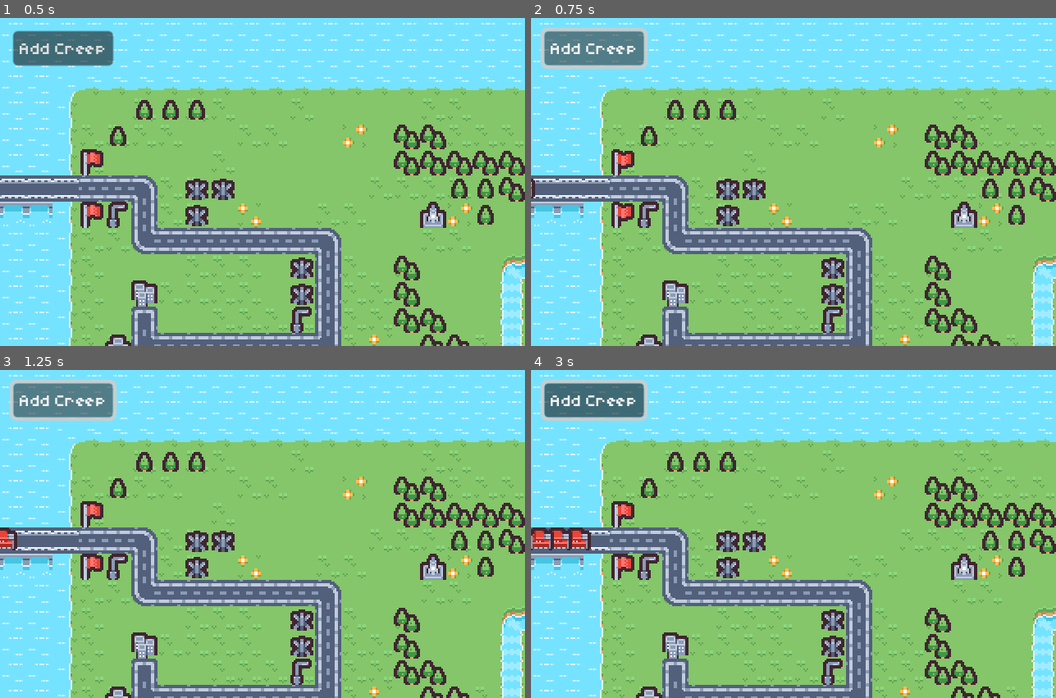
Above: before the commit, frames 1-4 (two rows, left to right).
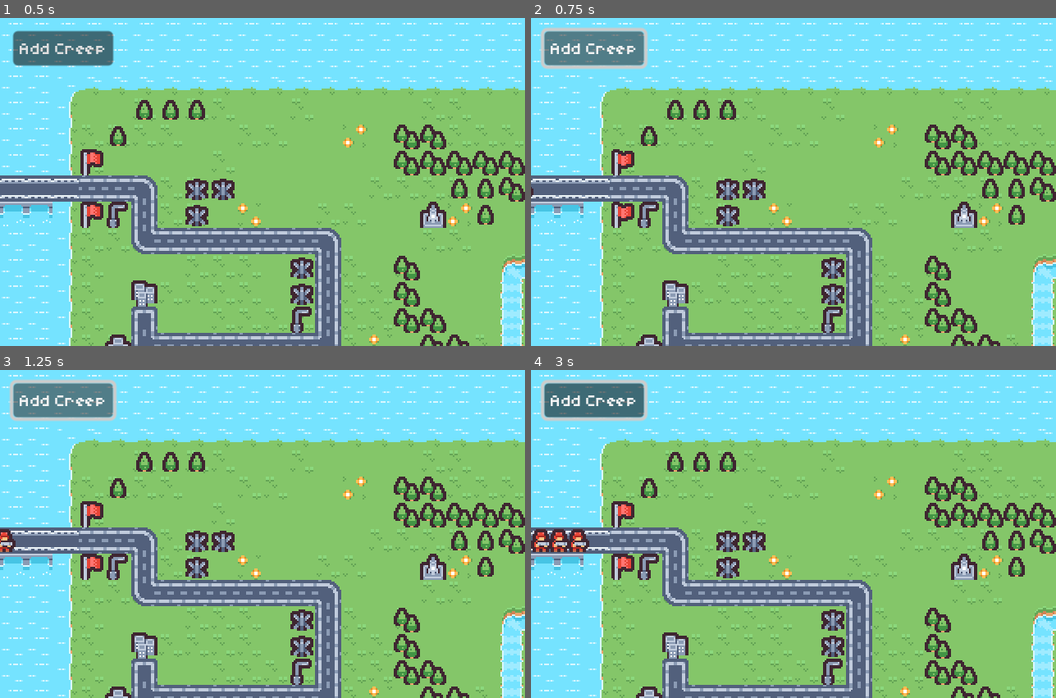
Above: after the commit, the same moments.

Repository: pinkkis/godot-td
Game: Godot game, scene res://scenes/game.tscn
Two runs of this game, one before a commit and one after it. Both use one fixed random seed, a clock stepped at 60 frames per second and the inputs below.
Inputs (mouse positions are in pixels of both pictures, inside the frame that each line leads up to):
- Up to frame 1 (0.5 s): no input
- Up to frame 2 (0.75 s): click "Add Creep" at 0.5 s
- Up to frame 3 (1.25 s): no input
- Up to frame 4 (3 s): click "Add Creep" at 1.25 s; click "Add Creep" at 2 s; move the mouse to (909, 517) at 2.77 s; click (909, 517) at 2.92 s

Frame 1 is identical in both runs. In frame 2, less than 0.1% of the frame differs, in the area x 0-1%, y 49-55%; in frame 3, 0.2%; in frame 4, 0.7%, in the area x 0-12%, y 48-56%.

Commit message:
try to use resources, i guess. also inheritance of scenes doesn't work:)

Diff:
--- /dev/null
+++ b/Resources/EnemyInfantry.tres
@@ -0,0 +1,12 @@
+[gd_resource type="Resource" script_class="CreepType" load_steps=3 format=3 uid="uid://dxeel0bfxlakg"]
+
+[ext_resource type="Texture2D" uid="uid://bfk5vfqgyqqws" path="res://assets/tilemap.png" id="1_k8w47"]
+[ext_resource type="Script" path="res://scripts/CreepType.gd" id="2_7csi3"]
+
+[resource]
+script = ExtResource("2_7csi3")
+Type = 12
+Team = 4
+SpriteSheet = ExtResource("1_k8w47")
+health = 1
+velocity = 15
--- a/scenes/creep.tscn
+++ b/scenes/creep.tscn
@@ -1,18 +1,18 @@
-[gd_scene load_steps=4 format=3 uid="uid://b40c5c7ta1mkx"]
+[gd_scene load_steps=5 format=3 uid="uid://b40c5c7ta1mkx"]
 
 [ext_resource type="Script" path="res://scripts/creep.gd" id="1_2rg8q"]
-[ext_resource type="Texture2D" uid="uid://bfk5vfqgyqqws" path="res://assets/tilemap.png" id="2_vx188"]
+[ext_resource type="Script" path="res://scripts/Components/Sprite.gd" id="3_sce66"]
 [ext_resource type="Script" path="res://scripts/Components/PathFollow.gd" id="3_uq66i"]
+[ext_resource type="Script" path="res://scripts/Components/Health.gd" id="5_qu3uc"]
 
 [node name="Creep" type="Node2D"]
 script = ExtResource("1_2rg8q")
 
-[node name="Sprite2D" type="Sprite2D" parent="."]
-texture = ExtResource("2_vx188")
-region_enabled = true
-region_rect = Rect2(136, 137, 16, 16)
+[node name="PathFollowComponent" type="Node" parent="."]
+script = ExtResource("3_uq66i")
 
-[node name="PathFollowComponent" type="Node" parent="." node_paths=PackedStringArray("actor")]
-script = ExtResource("3_uq66i")
-actor = NodePath("..")
-velocity = 15.0
+[node name="SpriteComponent" type="Node" parent="."]
+script = ExtResource("3_sce66")
+
+[node name="HealthComponent" type="Node" parent="."]
+script = ExtResource("5_qu3uc")
--- a/scenes/game.tscn
+++ b/scenes/game.tscn
@@ -288,6 +288,7 @@
 layer_0/tile_data = PackedInt32Array(0, 65536, 2, 65536, 65536, 2, 131072, 65536, 2, 196608, 65536, 2, 262144, 65536, 2 …(16901 unchanged characters)…
 layer_1/name = "level"
 layer_1/tile_data = PackedInt32Array(393216, 262144, 7, 458752, 262144, 8, 393217, 262144, 7, 458753, 262144, 8, 393218 …(5094 unchanged characters)…
+metadata/waves = PackedVector3Array(12, 4, 5, 12, 4, 10)
 
 [node name="CreepPath" type="Path2D" parent="Game/TileMap"]
 curve = SubResource("Curve2D_m8y6l")
--- a/scenes/unit.tscn
+++ b/scenes/unit.tscn
@@ -1,7 +1,6 @@
-[gd_scene load_steps=4 format=3 uid="uid://mdsg55yd8hq6"]
+[gd_scene load_steps=3 format=3 uid="uid://clk0eqxgoj12w"]
 
 [ext_resource type="Script" path="res://scripts/creep.gd" id="1_1yd5y"]
-[ext_resource type="Texture2D" uid="uid://bfk5vfqgyqqws" path="res://assets/tilemap.png" id="2_0bt68"]
 [ext_resource type="Script" path="res://scripts/Components/Sprite.gd" id="2_mvleb"]
 
 [node name="Unit" type="Node2D"]
@@ -9,6 +8,3 @@
 
 [node name="SpriteComponent" type="Node" parent="."]
 script = ExtResource("2_mvleb")
-Type = 12
-Team = 4
-SpriteSheet = ExtResource("2_0bt68")
--- a/scripts/Components/Health.gd
+++ b/scripts/Components/Health.gd
@@ -1,13 +1,16 @@
 class_name HealthComponent
 extends Node
 
-@export var health: int = 1:
+var health: int:
 	set(value):
 		health = value
 		health_changed.emit()
 
-		if (health == 0):
+		if (health < 1):
 			no_health.emit()
+
+func _ready():
+	health = owner.creep_type.health
 
 signal health_changed()
 signal no_health()
--- a/scripts/Components/PathFollow.gd
+++ b/scripts/Components/PathFollow.gd
@@ -1,8 +1,5 @@
 class_name PathFollowComponent
 extends Node
-
-@export var actor: Node2D
-@export var velocity := 5.0
 
 var follower: PathFollow2D
 var path: Path2D
@@ -13,16 +10,16 @@
 		follower.queue_free()
 
 func _ready():
-	get_parent().add_user_signal("path_finish")
-	path_finish = Signal(get_parent(), "path_finish")
-	path = get_parent().game.find_child("CreepPath", true)
+	owner.add_user_signal("path_finish")
+	path_finish = Signal(owner, "path_finish")
+	path = owner.game.find_child("CreepPath", true)
 	follower = PathFollow2D.new()
 	follower.rotates = false
 	follower.loop = false
 	path.add_child(follower)
 
 func _process(delta):
-	follower.progress += velocity * delta
-	actor.global_position = follower.global_position
+	follower.progress += owner.creep_type.velocity * delta
+	owner.global_position = follower.global_position
 	if follower.progress_ratio == 1:
 		path_finish.emit()
--- a/scripts/Components/Sprite.gd
+++ b/scripts/Components/Sprite.gd
@@ -1,16 +1,10 @@
 class_name SpriteComponent
 extends Node
 
-enum UnitType {Pickup=1, Truck, APC, Tank, AntiAir, Jet, Helicopter, HeliTransport, Boat, Gunboat, Gunship, Infantry, JetInfantry}
-enum UnitColor {Grey=1, Green, Blue, Red, Orange}
-@export var Type: UnitType
-@export var Team: UnitColor
-@export var SpriteSheet: Texture2D
-
-var sprite : Sprite2D
-
 func _ready():
-	sprite = Sprite2D.new()
+	var res = owner.creep_type as CreepType
+	var sprite = Sprite2D.new()
+	sprite.texture = res.SpriteSheet
 	sprite.region_enabled = true
-	sprite.region_rect = Rect2((4 + Type) * 17, (4 + Team) * 17, 16, 16)
-	add_child(sprite)
+	sprite.region_rect = res.get_texture_rect()
+	owner.add_child.call_deferred(sprite)
--- /dev/null
+++ b/scripts/CreepType.gd
@@ -0,0 +1,15 @@
+class_name CreepType
+extends Resource
+
+enum UnitType {Pickup=1, Truck, APC, Tank, AntiAir, Jet, Helicopter, HeliTransport, Boat, Gunboat, Gunship, Infantry, JetInfantry}
+enum UnitColor {Grey=1, Green, Blue, Red, Orange}
+
+@export var Type: UnitType
+@export var Team: UnitColor
+@export var SpriteSheet: Texture2D
+
+@export var health: int
+@export var velocity: int
+
+func get_texture_rect() -> Rect2:
+	return Rect2((4 + Type) * 17, (4 + Team) * 17, 16, 16)
--- a/scripts/Unit.gd
+++ /dev/null
@@ -1,4 +0,0 @@
-class_name Unit
-extends Node2D
-
-@export var game: Node
--- a/scripts/creep.gd
+++ b/scripts/creep.gd
@@ -1,2 +1,5 @@
 class_name Creep
-extends Unit
+extends Node2D
+
+@export var game: Node
+@export var creep_type: CreepType
--- a/scripts/game.gd
+++ b/scripts/game.gd
@@ -3,8 +3,7 @@
 @onready var creeps = $Creeps
 @onready var game = $"."
 
-
-const CreepScene = preload("res://scenes/creep.tscn")
+const CreepScene: PackedScene = preload("res://scenes/creep.tscn")
 
 # Called when the node enters the scene tree for the first time.
 func _ready():
@@ -15,7 +14,8 @@
 	pass
 
 func _on_add_creep_pressed():
-	var creep: Creep = CreepScene.instantiate()
+	var creep := CreepScene.instantiate() as Creep
+	creep.creep_type = preload("res://Resources/EnemyInfantry.tres")
 	creep.game = game
 	creeps.add_child(creep)
 	creep.connect("path_finish", _on_creep_path_finished.bind(creep))
